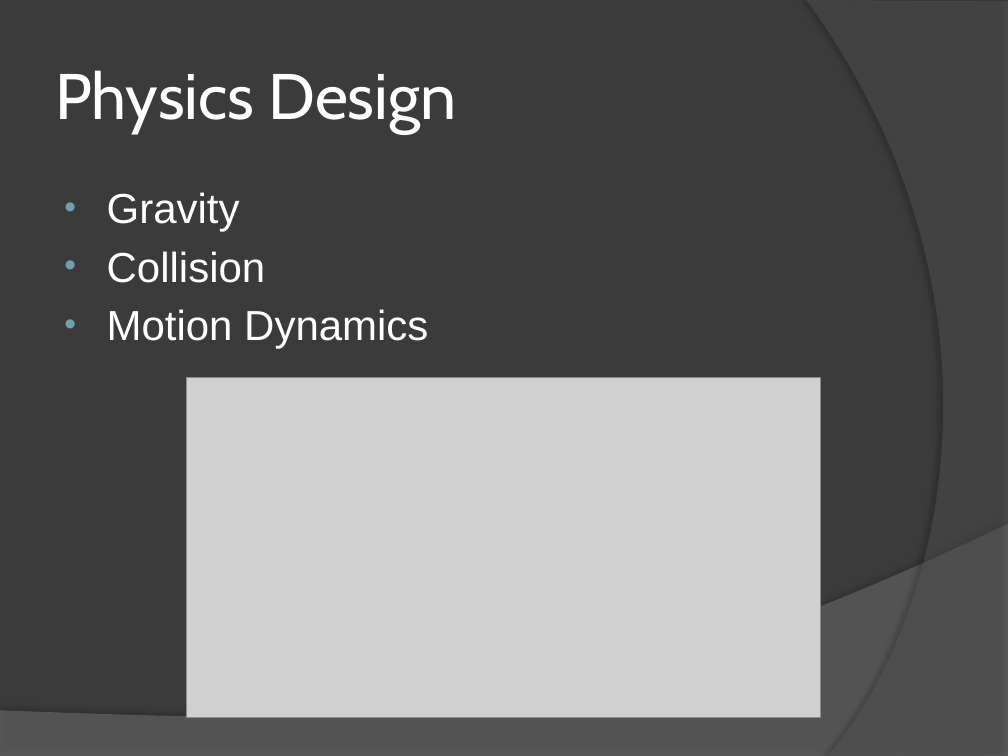
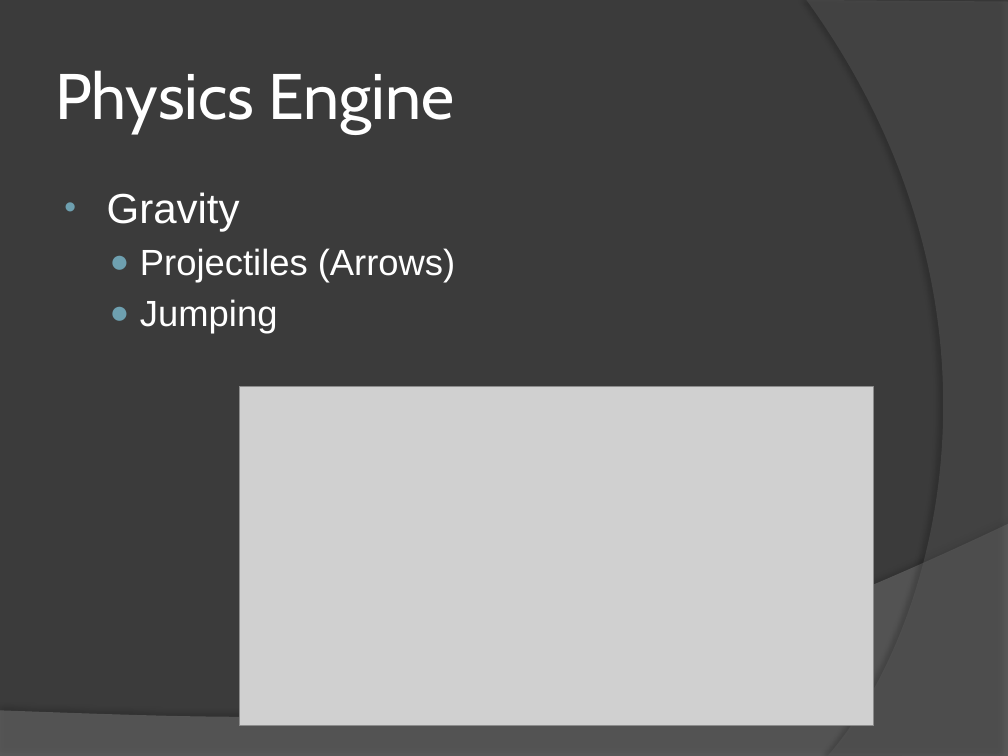
Before and after one commit to everescent/drqst, a slide deck: slide 7 of Pre-Production/D-Sync.pptx (slide 8 before the commit). Drawn at 1008x756 pixels with LibreOffice and Linux fonts; fonts in the diff are those of the drawing; grey boxes stand for pictures. Boxes give left, top, right and bottom in pixels: in the first picture for what was removed or moved away, otherwise in the second. Text is boxed around its words. In the diff, an @@ line names an element or a change of style, - is before the commit and + after.

```diff
--- a/Pre-Production/D-Sync.pptx
+++ b/Pre-Production/D-Sync.pptx
@@ title at (x1=55, y1=70, x2=455, y2=133): text changed @@
-Physics Design
+Physics Engine
@@ text at (x1=140, y1=248, x2=455, y2=333): text changed; size 30 to 26 pt @@
-• Collision
-• Motion Dynamics
+  ● Projectiles (Arrows)
+  ● Jumping
@@ picture moved from (x1=186, y1=378, x2=821, y2=717) to (x1=240, y1=387, x2=874, y2=726) @@
```
Also in this commit, not shown: 5 other slides changed, 1 slide added, 2 slides removed.
